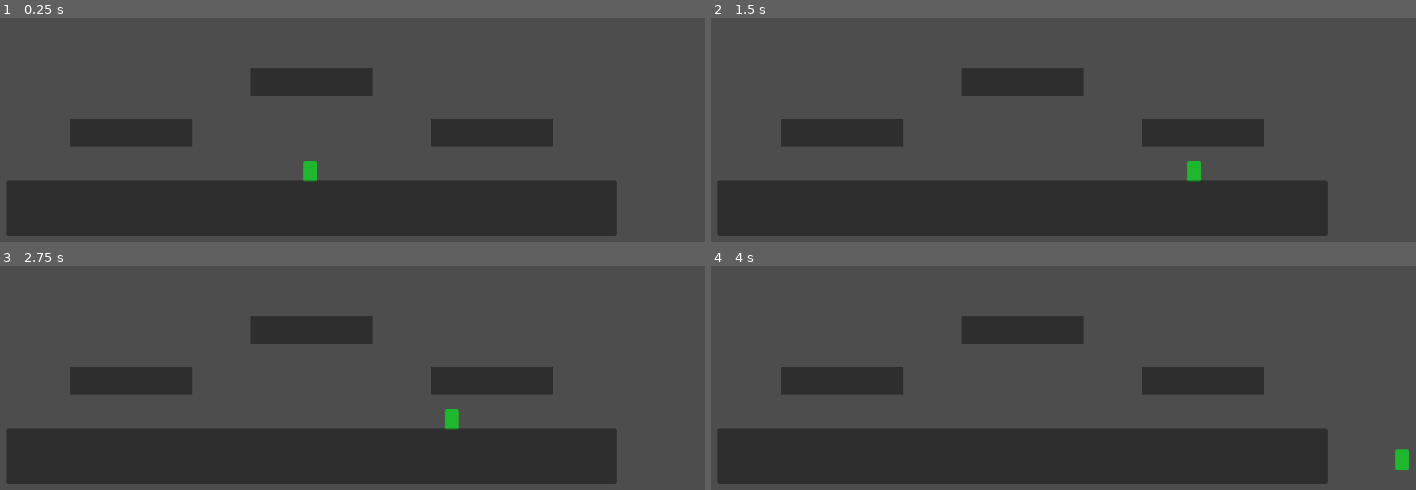
Above: before the commit, frames 1-4 (two rows, left to right).
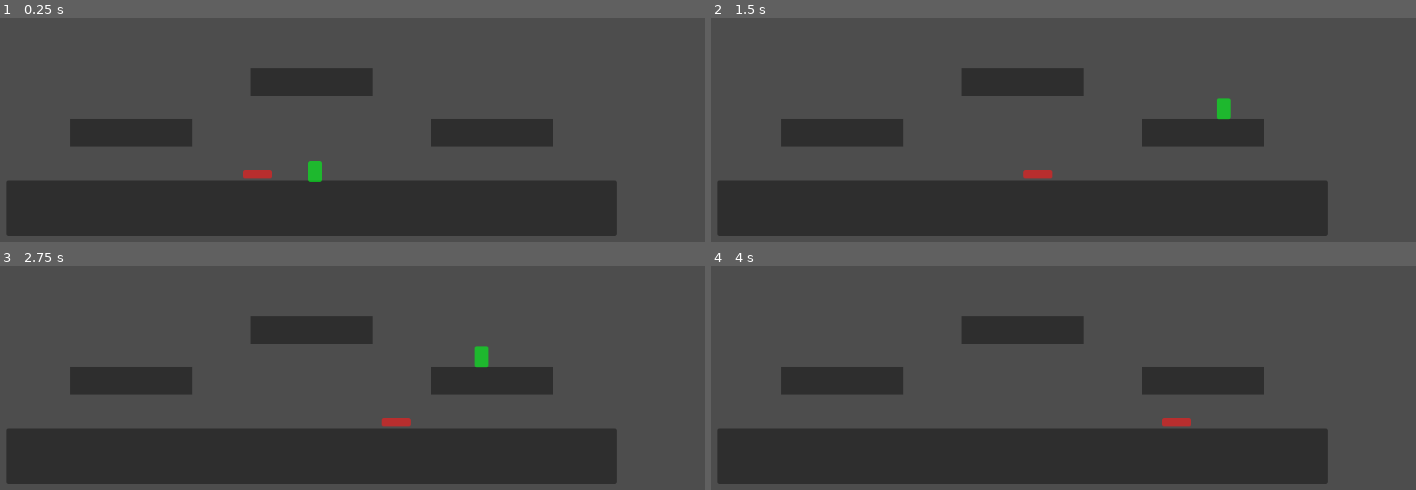
Above: after the commit, the same moments.

Repository: Wherritt/CaptainGameJam
Game: Godot game, scene res://Main.tscn
Two runs of this game, one before a commit and one after it. Both use one fixed random seed, a clock stepped at 60 frames per second and the inputs below.
Inputs:
- Up to frame 1 (0.25 s): no input
- Up to frame 2 (1.5 s): tap Enter (ui_accept) at 0.5, 0.77 s; hold Right (ui_right) from 0.53 s (still down)
- Up to frame 3 (2.75 s): tap Enter (ui_accept) at 1.52 s; release Right (ui_right) at 2.03 s; hold Left (ui_left) from 2.03 s (still down)
- Up to frame 4 (4 s): release Left (ui_left) at 2.78 s; hold Right (ui_right) from 2.78 s (still down); tap Enter (ui_accept) at 3.02, 3.77 s

The runs differ from the first frame. In frame 1, 0.3% of the frame differs, in the area x 34-46%, y 63-74%; in frame 2, 0.5%; in frame 3, 0.6%, in the area x 54-70%, y 35-74%; in frame 4, 0.3%.

Commit message:
Updated game. Basic enemy movement and player health/death

Diff:
--- /dev/null
+++ b/Enemy1/EnemyHit.gd
@@ -0,0 +1,5 @@
+extends Area2D
+
+func _on_body_entered(body):
+	if body.is_in_group("Player"):
+		body.take_damage(3)
--- /dev/null
+++ b/Enemy1/enemy_1.tscn
@@ -0,0 +1,40 @@
+[gd_scene load_steps=5 format=3 uid="uid://chgxq0fjyn6qx"]
+
+[ext_resource type="Script" path="res://Enemy1/EnemyHit.gd" id="1_00ru5"]
+[ext_resource type="Script" path="res://Enemy1/movement.gd" id="1_rn0w1"]
+
+[sub_resource type="RectangleShape2D" id="RectangleShape2D_1hd45"]
+size = Vector2(42, 12)
+
+[sub_resource type="RectangleShape2D" id="RectangleShape2D_os55v"]
+size = Vector2(44, 13)
+
+[node name="Enemy1" type="CharacterBody2D"]
+script = ExtResource("1_rn0w1")
+
+[node name="CollisionShape2D" type="CollisionShape2D" parent="."]
+shape = SubResource("RectangleShape2D_1hd45")
+
+[node name="Panel" type="Panel" parent="."]
+modulate = Color(100, 1, 1, 1)
+offset_left = -21.0
+offset_top = -6.0
+offset_right = 21.0
+offset_bottom = 6.0
+
+[node name="Area2D" type="Area2D" parent="."]
+script = ExtResource("1_00ru5")
+
+[node name="CollisionShape2D" type="CollisionShape2D" parent="Area2D"]
+position = Vector2(0, -0.5)
+shape = SubResource("RectangleShape2D_os55v")
+
+[node name="RayCastLeft" type="RayCast2D" parent="."]
+position = Vector2(-40, 0)
+target_position = Vector2(0, 29)
+
+[node name="RayCastRight" type="RayCast2D" parent="."]
+position = Vector2(40, 0)
+target_position = Vector2(0, 29)
+
+[connection signal="body_entered" from="Area2D" to="Area2D" method="_on_body_entered"]
--- /dev/null
+++ b/Enemy1/movement.gd
@@ -0,0 +1,13 @@
+extends CharacterBody2D
+
+var direction = 1
+const SPEED = 80
+@onready var ray_cast_left = $RayCastLeft
+@onready var ray_cast_right = $RayCastRight
+
+func _process(delta):
+	position.x += direction * SPEED * delta
+	if not ray_cast_right.is_colliding() and direction == 1:
+		direction = -1
+	elif not ray_cast_left.is_colliding() and direction == -1:
+		direction = 1
--- a/Main.tscn
+++ b/Main.tscn
@@ -1,69 +1,83 @@
-[gd_scene load_steps=3 format=3 uid="uid://de44sv6eg61bo"]
+[gd_scene load_steps=6 format=3 uid="uid://de44sv6eg61bo"]
 
 [ext_resource type="PackedScene" uid="uid://bn4533emn1xoi" path="res://Player/Player.tscn" id="1_8yo01"]
+[ext_resource type="PackedScene" uid="uid://cmucj8w1ljvnl" path="res://scripts/kill_zone.tscn" id="2_darts"]
+[ext_resource type="PackedScene" uid="uid://chgxq0fjyn6qx" path="res://Enemy1/enemy_1.tscn" id="3_d1nq5"]
 
 [sub_resource type="RectangleShape2D" id="RectangleShape2D_1w8v2"]
 size = Vector2(876, 74)
 
+[sub_resource type="WorldBoundaryShape2D" id="WorldBoundaryShape2D_0wgd2"]
+
 [node name="Node2D" type="Node2D"]
 position = Vector2(-2, 0)
 
-[node name="Player" parent="." instance=ExtResource("1_8yo01")]
-position = Vector2(1, 125)
-
-[node name="StaticBody2D" type="StaticBody2D" parent="."]
+[node name="leftPlat" type="StaticBody2D" parent="."]
 position = Vector2(-360, -45)
 scale = Vector2(0.2, 0.5)
 
-[node name="CollisionShape2D" type="CollisionShape2D" parent="StaticBody2D"]
+[node name="CollisionShape2D" type="CollisionShape2D" parent="leftPlat"]
 position = Vector2(514, 232)
 shape = SubResource("RectangleShape2D_1w8v2")
 
-[node name="Panel" type="Panel" parent="StaticBody2D/CollisionShape2D"]
+[node name="Panel" type="Panel" parent="leftPlat/CollisionShape2D"]
 offset_left = -440.0
 offset_top = -40.0
 offset_right = 440.0
 offset_bottom = 40.0
 
-[node name="StaticBody2D3" type="StaticBody2D" parent="."]
+[node name="rightPlat" type="StaticBody2D" parent="."]
 position = Vector2(160, -45)
 scale = Vector2(0.2, 0.5)
 
-[node name="CollisionShape2D" type="CollisionShape2D" parent="StaticBody2D3"]
+[node name="CollisionShape2D" type="CollisionShape2D" parent="rightPlat"]
 position = Vector2(514, 232)
 shape = SubResource("RectangleShape2D_1w8v2")
 
-[node name="Panel" type="Panel" parent="StaticBody2D3/CollisionShape2D"]
+[node name="Panel" type="Panel" parent="rightPlat/CollisionShape2D"]
 offset_left = -440.0
 offset_top = -40.0
 offset_right = 440.0
 offset_bottom = 40.0
 
-[node name="StaticBody2D4" type="StaticBody2D" parent="."]
+[node name="depPlat" type="StaticBody2D" parent="."]
 position = Vector2(-100, -118)
 scale = Vector2(0.2, 0.5)
 
-[node name="CollisionShape2D" type="CollisionShape2D" parent="StaticBody2D4"]
+[node name="CollisionShape2D" type="CollisionShape2D" parent="depPlat"]
 position = Vector2(514, 232)
 shape = SubResource("RectangleShape2D_1w8v2")
 
-[node name="Panel" type="Panel" parent="StaticBody2D4/CollisionShape2D"]
+[node name="Panel" type="Panel" parent="depPlat/CollisionShape2D"]
 offset_left = -440.0
 offset_top = -40.0
 offset_right = 440.0
 offset_bottom = 40.0
 
-[node name="StaticBody2D2" type="StaticBody2D" parent="."]
+[node name="mainFloor" type="StaticBody2D" parent="."]
 position = Vector2(-511, -52)
 
-[node name="CollisionShape2D" type="CollisionShape2D" parent="StaticBody2D2"]
+[node name="CollisionShape2D" type="CollisionShape2D" parent="mainFloor"]
 position = Vector2(514, 232)
 shape = SubResource("RectangleShape2D_1w8v2")
 
-[node name="Panel" type="Panel" parent="StaticBody2D2/CollisionShape2D"]
+[node name="Panel" type="Panel" parent="mainFloor/CollisionShape2D"]
 offset_left = -440.0
 offset_top = -40.0
 offset_right = 440.0
 offset_bottom = 40.0
 
 [node name="Camera2D" type="Camera2D" parent="."]
+
+[node name="KillZone" parent="." instance=ExtResource("2_darts")]
+position = Vector2(0, 267)
+
+[node name="CollisionShape2D" type="CollisionShape2D" parent="KillZone"]
+shape = SubResource("WorldBoundaryShape2D_0wgd2")
+
+[node name="Player" parent="." instance=ExtResource("1_8yo01")]
+position = Vector2(8, 122)
+disable_mode = 2
+
+[node name="Enemy" parent="." instance=ExtResource("3_d1nq5")]
+position = Vector2(-95, 131)
--- a/Player/Player.gd
+++ b/Player/Player.gd
@@ -3,6 +3,8 @@
 
 const SPEED = 300.0
 const JUMP_VELOCITY = -450.0
+const MAX_Health = 10
+var current_health = MAX_Health
 
 # Get the gravity from the project settings to be synced with RigidBody nodes.
 var gravity = ProjectSettings.get_setting("physics/2d/default_gravity")
@@ -26,3 +28,12 @@
 		velocity.x = move_toward(velocity.x, 0, SPEED)
 
 	move_and_slide()
+
+func take_damage(damage):
+	current_health -= damage
+	print(current_health) #prints current health to console
+	if current_health <= 0:
+		die()
+
+func die():
+	hide()
--- a/Player/Player.tscn
+++ b/Player/Player.tscn
@@ -4,7 +4,7 @@
 
 [sub_resource type="CapsuleShape2D" id="CapsuleShape2D_abmer"]
 
-[node name="Player" type="CharacterBody2D"]
+[node name="Player" type="CharacterBody2D" groups=["Player"]]
 script = ExtResource("1_k8tap")
 
 [node name="CollisionShape2D" type="CollisionShape2D" parent="."]
--- /dev/null
+++ b/scripts/kill_zone.gd
@@ -0,0 +1,4 @@
+extends Area2D
+
+func _on_body_entered(body):
+	print("You died")
--- /dev/null
+++ b/scripts/kill_zone.tscn
@@ -0,0 +1,10 @@
+[gd_scene load_steps=2 format=3 uid="uid://cmucj8w1ljvnl"]
+
+[ext_resource type="Script" path="res://scripts/kill_zone.gd" id="1_qen6x"]
+
+[node name="KillZone" type="Area2D"]
+script = ExtResource("1_qen6x")
+
+[node name="StaticBody2D" type="StaticBody2D" parent="."]
+
+[connection signal="body_entered" from="." to="." method="_on_body_entered"]
